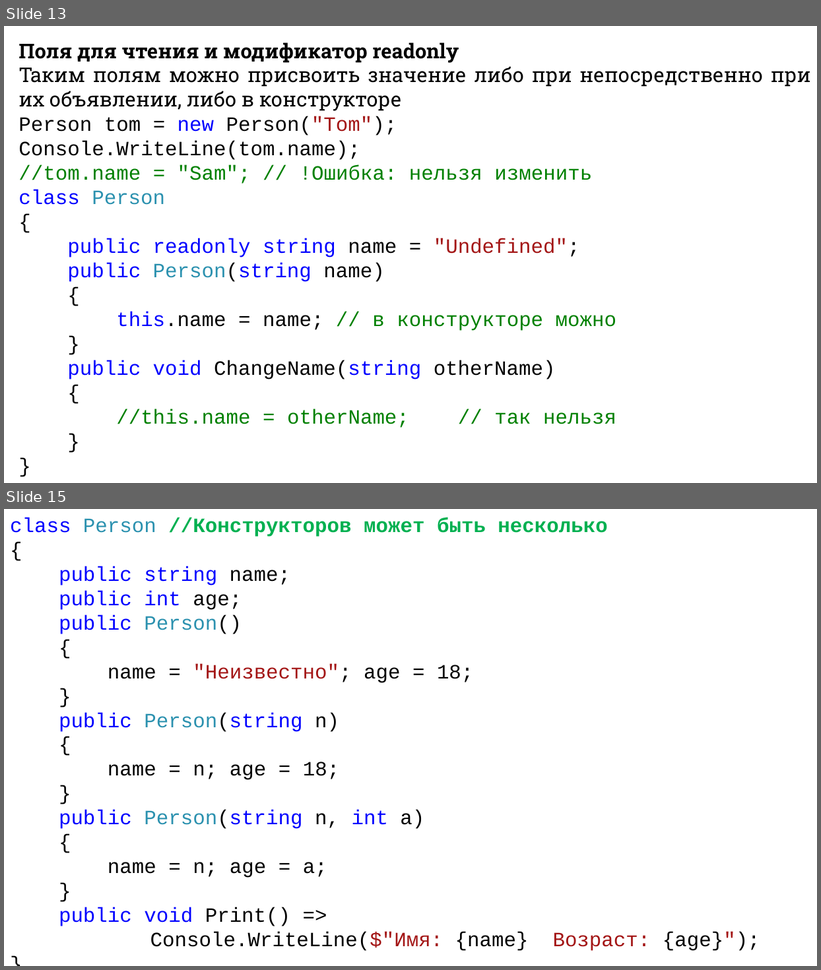
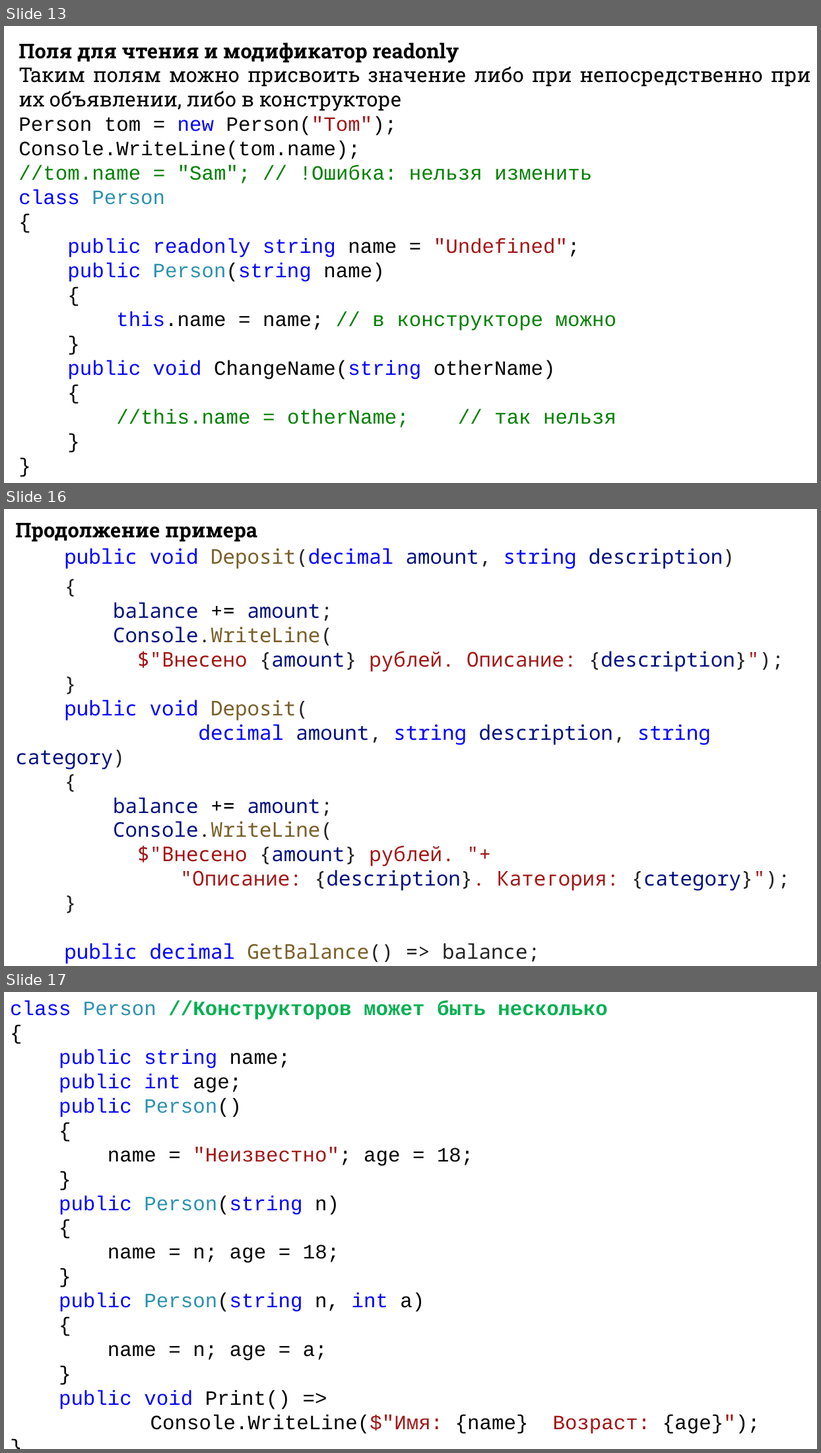
Before and after one commit to DaniilKlyukin/ITiP-1, a slide deck: Лекции/ИТиП лек 6 (практическая 3).pptx. Shown one above the other, each under a label of ours: slides 13 and 15 before the commit, slides 13, 16 and 17 after it; the slides between them are not shown. The pictures are 821x970 and 821x1453 pixels, drawn with LibreOffice and Linux fonts; fonts in the diff are those of the drawing. Boxes give left, top, right and bottom in pixels: in the first picture for what was removed or moved away, otherwise in the second. Text is boxed around its words. In the diff, an @@ line names an element or a change of style, - is before the commit and + after.

```diff
--- a/Лекции/ИТиП лек 6 (практическая 3).pptx
+++ b/Лекции/ИТиП лек 6 (практическая 3).pptx
@@ slide 16 added at bbox=[4, 509, 817, 966], background #FFFFFF @@
@@ text added at bbox=[15, 523, 790, 964], 24 pt, text #001080 @@
+Продолжение примера
+public void Deposit(decimal amount, string description)
+{
+balance += amount;
+Console.WriteLine(
+$"Внесено {amount} рублей. Описание: {description}");
+}
+public void Deposit(
+decimal amount, string description, string category)
+{
+balance += amount;
+Console.WriteLine(
+$"Внесено {amount} рублей. "+
+"Описание: {description}. Категория: {category}");
+}
+public decimal GetBalance() => balance;
+}
@@ what was slide 15 is now slide 17 @@
```
Also in this commit, not shown: 3 slides changed, 1 other slide added, 1 other file.
